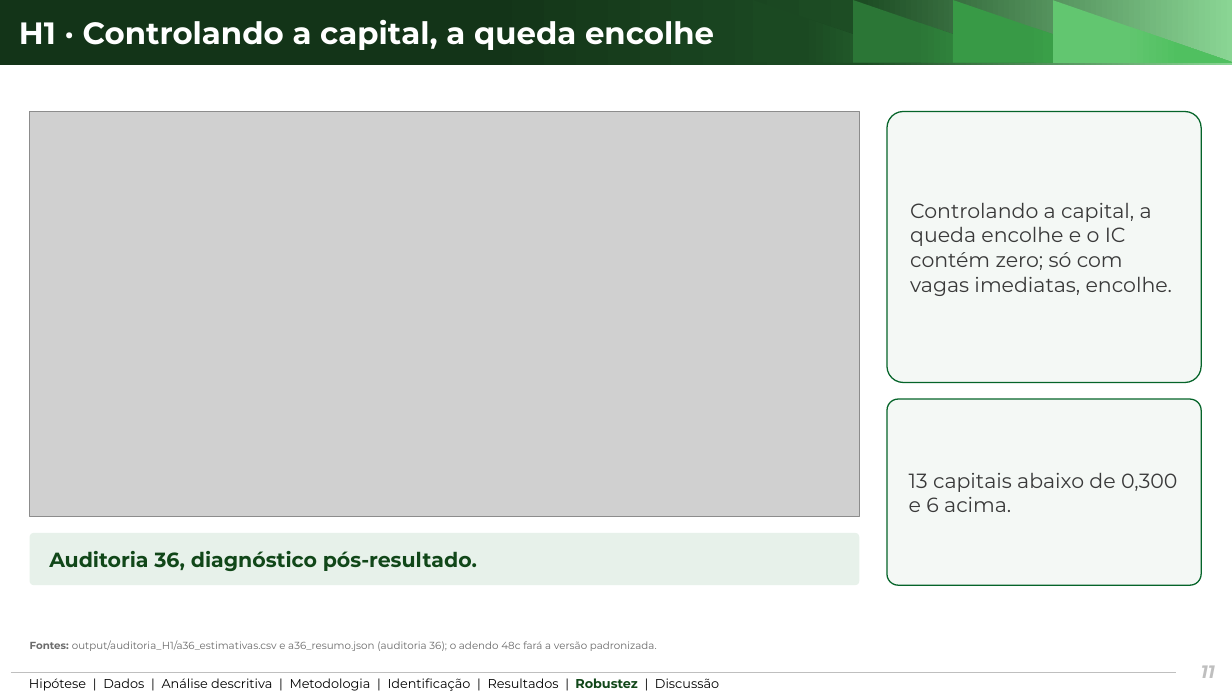
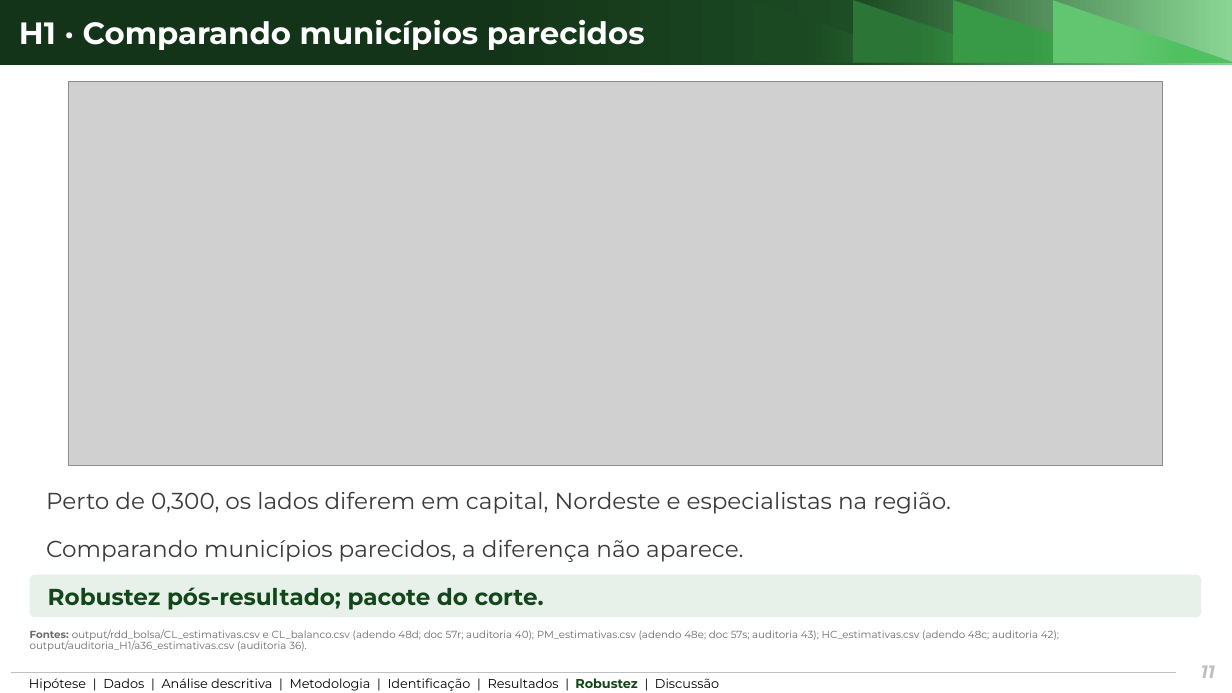
Before and after one commit to ka1victor/impact-eval-health-econ-pmme, a slide deck: slide 11 of output/apresentacao_banca2/deck_banca2_curto.pptx. Drawn at 1232x693 pixels with LibreOffice and Linux fonts; fonts in the diff are those of the drawing; grey boxes stand for pictures; background and template pictures are left out. Boxes give left, top, right and bottom in pixels: in the first picture for what was removed or moved away, otherwise in the second. Text is boxed around its words. In the diff, an @@ line names an element or a change of style, - is before the commit and + after.

```diff
--- a/output/apresentacao_banca2/deck_banca2_curto.pptx
+++ b/output/apresentacao_banca2/deck_banca2_curto.pptx
@@ title at (19,20,645,50): text changed @@
-H1 · Controlando a capital, a queda encolhe
+H1 · Comparando municípios parecidos
@@ picture: place and size @@
-picture at (30,112,860,517)
+picture at (68,81,1163,466)
@@ rounded rectangle removed at (887,112,1202,383) @@
-Controlando a capital, a queda encolhe e o IC contém zero; só com vagas imediatas, encolhe.
@@ rounded rectangle removed at (887,399,1202,585) @@
-13 capitais abaixo de 0,300 e 6 acima.
@@ text added at (46,491,951,514), 18 pt, text #3A3A3A @@
+Perto de 0,300, os lados diferem em capital, Nordeste e especialistas na região.
@@ rounded rectangle removed at (30,533,860,586) @@
-Auditoria 36, diagnóstico pós-resultado.
@@ text added at (46,539,743,562), 18 pt, text #3A3A3A @@
+Comparando municípios parecidos, a diferença não aparece.
@@ rounded rectangle added at (30,575,1202,617), fill #E7F1EA, 18 pt, text #114719, bold @@
+Robustez pós-resultado; pacote do corte.
@@ text at (30,629,1059,651): text changed @@
-Fontes: output/auditoria_H1/a36_estimativas.csv e a36_resumo.json (auditoria 36); o adendo 48c fará a versão padronizada.
+Fontes: output/rdd_bolsa/CL_estimativas.csv e CL_balanco.csv (adendo 48d; doc 57r; auditoria 40); PM_estimativas.csv (adendo 48e; doc 57s; auditoria 43); HC_estimativas.csv (adendo 48c; auditoria 42); output/auditoria_H1/a36_estimativas.csv (auditoria 36).
```
Also in this commit, not shown: 6 other slides changed, 27 other files.
